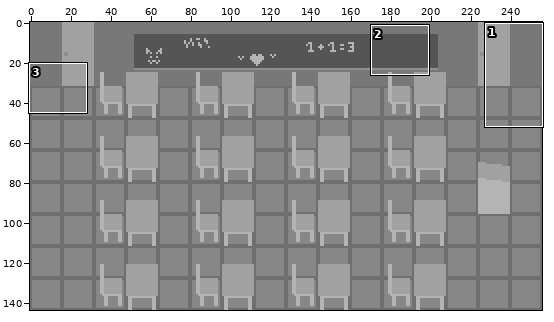
Two versions of one pixel-art file, tilesets/school/school.aseprite. Above: a wide view before the commit, with the close-up outlined.
Close-up. Before the commit:
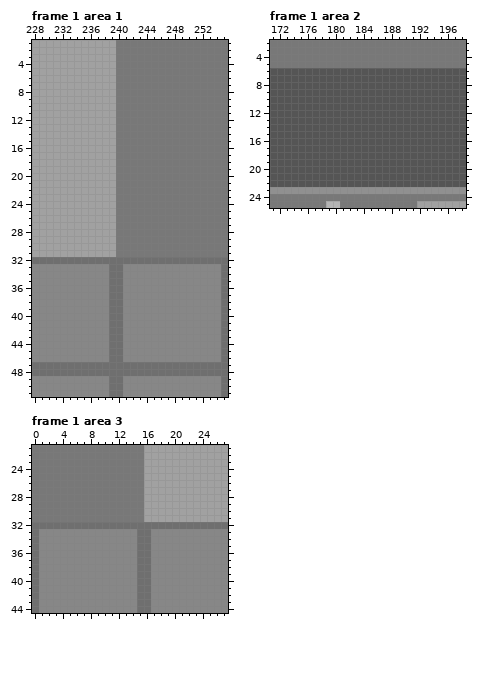
256x144 pixels, 1 frame. Shown: frame 1 area 1: x 228..255, y 1..51; frame 1 area 2: x 171..198, y 2..25; frame 1 area 3: x 0..27, y 21..44. The commit also changed other frames or places, which this record leaves out.
The result:
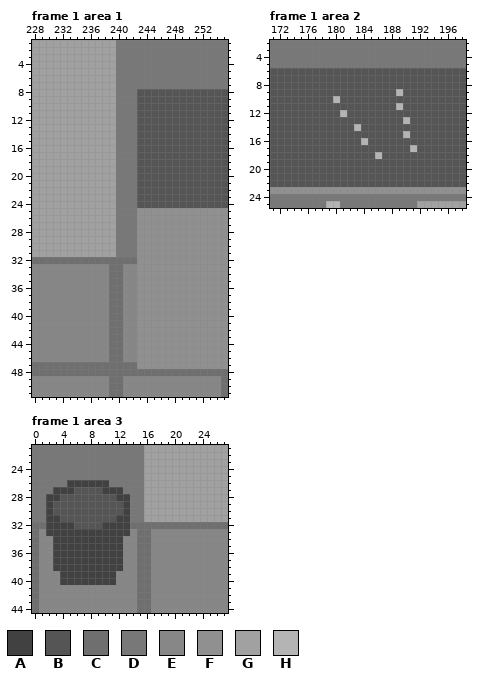
Palette (. is transparent): A #414141  B #555555  C #6f6f6f  D #787878  E #878787  F #909090  G #a1a1a1  H #b4b4b4
Diff:
Frame 1 area 1, layer "Deco Base":
Colour D gives way to colour B in rows 8 to 24 at x 243 to 255.
Colour C gives way to colour F in row 32 at x 243 to 255; in rows 33 to 46 at x 255; in row 47 at x 243 to 255.
Colour D gives way to colour F in rows 25 to 31 at x 243 to 255.
Colour E gives way to colour F in rows 33 to 46 at x 243 to 254.
Frame 1 area 2, layer "Deco Base":
Colour B gives way to colour H in row 9 at x 189; in row 10 at x 180; in row 11 at x 189; in row 12 at x 181; in row 13 at x 190; in row 14 at x 183.
Colour B gives way to colour H in row 15 at x 190; in row 16 at x 184; in row 17 at x 191; in row 18 at x 186.
Frame 1 area 3, layer "Deco Base":
Colour C gives way to colour A in row 32 at x 2 to 5 and 10 to 13.
Colour D gives way to colour A in row 26 at x 5 to 10; in row 27 at x 3 to 5 and 10 to 12; in row 28 at x 2 to 3 and 12 to 13; in rows 29 to 30 at x 2 and 13; in row 31 at x 2 to 3 and 12 to 13.
Colour E gives way to colour A in row 33 at x 2 to 13; in rows 34 to 38 at x 3 to 12; in rows 39 to 40 at x 4 to 11.
Colour C gives way to colour B in row 32 at x 6 to 9.
Colour D gives way to colour B in row 27 at x 6 to 9; in row 28 at x 4 to 11; in rows 29 to 30 at x 3 to 12; in row 31 at x 4 to 11.
Changed places in both close-ups, as pixel boxes (x1, y1, x2, y2):
changed: (137, 89, 228, 369)
changed: (333, 89, 417, 159)
changed: (46, 480, 130, 585)
